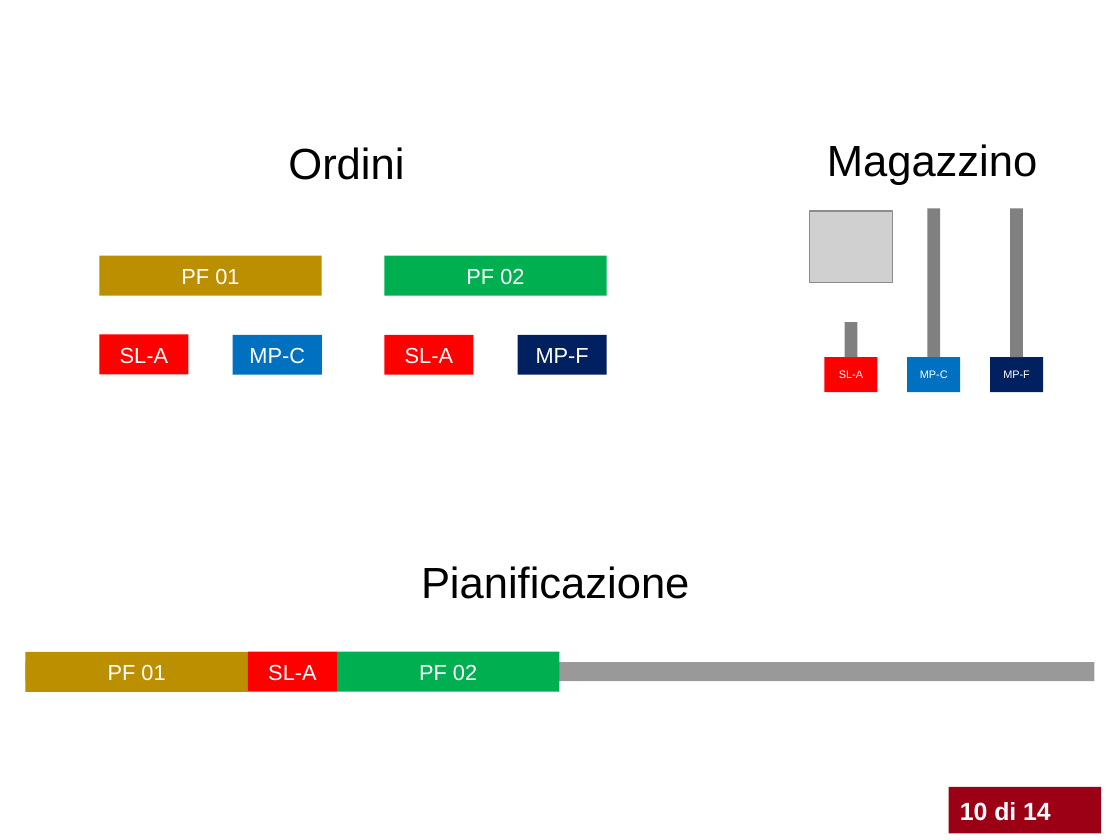
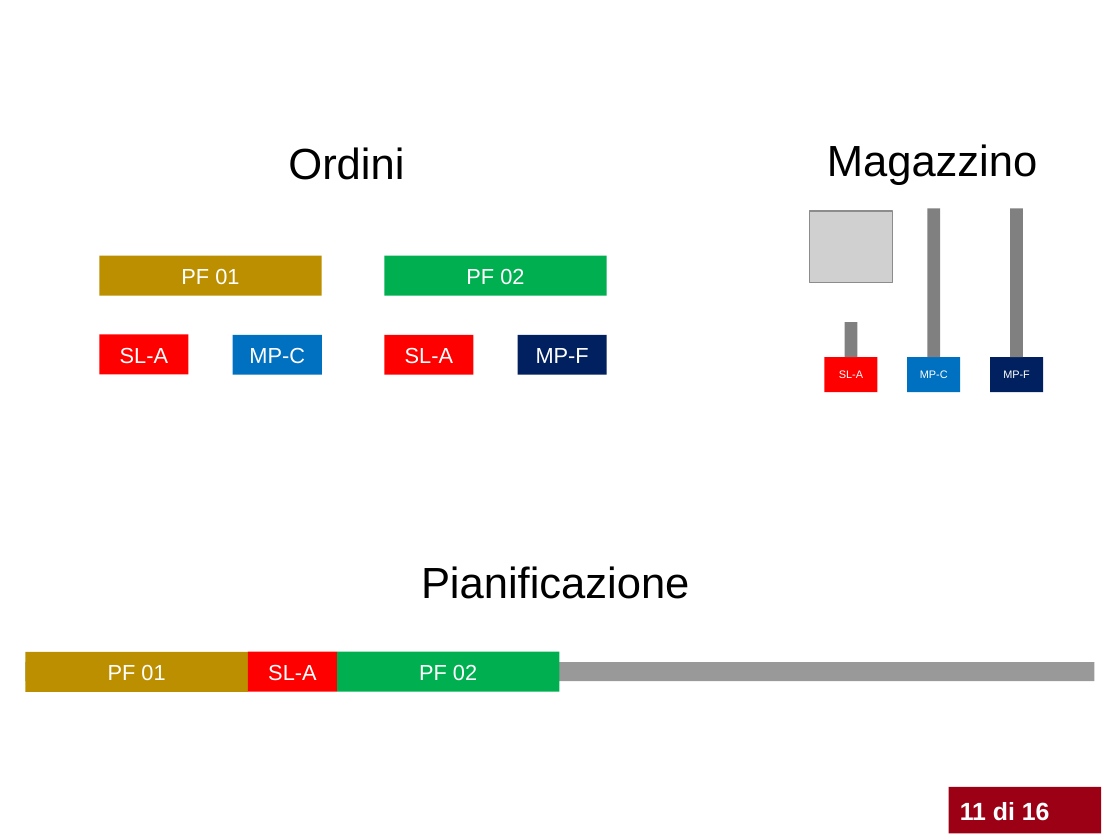
Before and after one commit to rikyb/Qontainer, a slide deck: slide 12 of presentazione/presentazione basso riccardo.pptx (slide 11 before the commit). Drawn at 1120x840 pixels with LibreOffice and Linux fonts; fonts in the diff are those of the drawing; grey boxes stand for pictures; background and template pictures are left out. Boxes give left, top, right and bottom in pixels: in the first picture for what was removed or moved away, otherwise in the second. Text is boxed around its words. In the diff, an @@ line names an element or a change of style, - is before the commit and + after.

```diff
--- a/presentazione/presentazione basso riccardo.pptx
+++ b/presentazione/presentazione basso riccardo.pptx
@@ text in rectangle at [960,802,1050,821]: text changed @@
-10 di 14
+11 di 16
@@ page number at [1011,809,1046,821]: text changed @@
-11/10
+12/10
```
Also in this commit, not shown: 12 other slides changed, 3 slides added, 1 slide removed, 6 other files.
